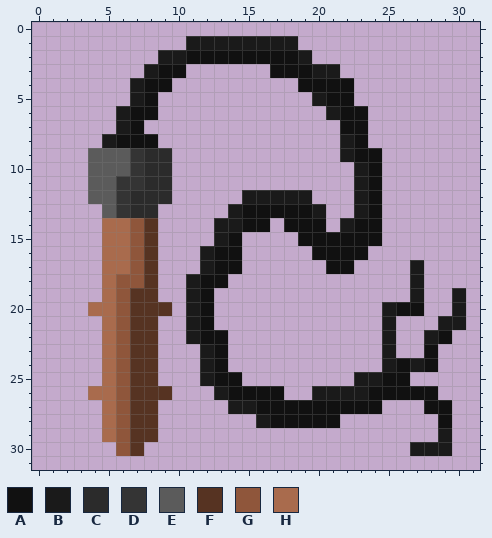
Pixel-art sprite -- Assets/Sprites/Collectibles/fouet.png. The first picture shows the starting point.
The file is 32x32 pixels.
Palette (. is transparent): A #111111  B #1a1a1a  C #2b2b2b  D #343434  E #5b5b5b  F #563322  G #8f563b  H #a96b4d
Pixels before, first column x 4:
 1 .......BBBBBBBB............
 2 .....BBAAAAAAAAB...........
 3 ....BAA......AAABB.........
 4 ...BAA.........AAAA........
 5 ...BA...........BAA........
 6 ..BAA............BAA.......
 7 ..BA..............AA.......
 8 .BAAA.............BA.......
 9 EEEDCC............BAA......
10 EEEDCC.............BA......
11 EEDDCC.............BA......
12 EEDCCC.....BBBBB...BA......
13 .EDCC.....BAAAAAB..BA......
14 .HHGF....BBAA.AAA.BAA......
15 .HHGF....BA....AAAAAA......
16 .HHGF...BAA.....AAAA.......
17 .HHGF...BAA......AA....B...
18 .HGGF..BAA.............B...
19 .HGFF..BA..............B..B
20 HHGFFF.BA............BAA..B
21 .HGFF..BA............B...BB
22 .HGFF..BAA...........B..BA.
23 .HGFF...BA...........B..A..
24 .HGFF...BA...........BABA..
25 .HGFF...BAA........BBAA....
26 HHGFFF...BAAAA..BBBBAAAAA..
27 .HGFF.....BBAAAAAAAAA...AA.
28 .HGFF.......BAAAAA.......A.
29 .HGFF....................B.
30 ..GF...................BBB.
After:
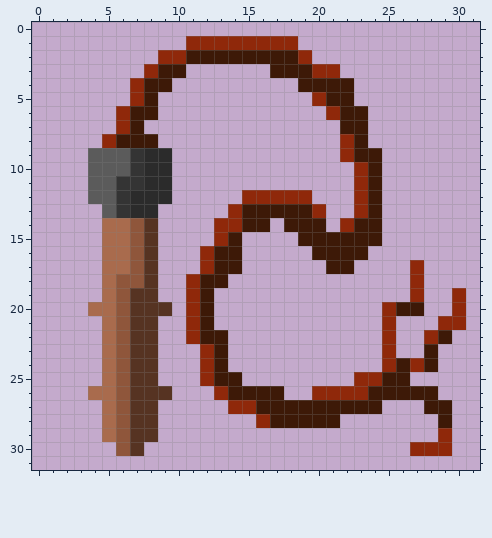
From old to new:
colour A: #111111 -> #3d1907
colour B: #1a1a1a -> #8f280a
Changed places in both pictures, as pixel boxes (x1, y1, x2, y2):
changed: (102, 36, 466, 456)
